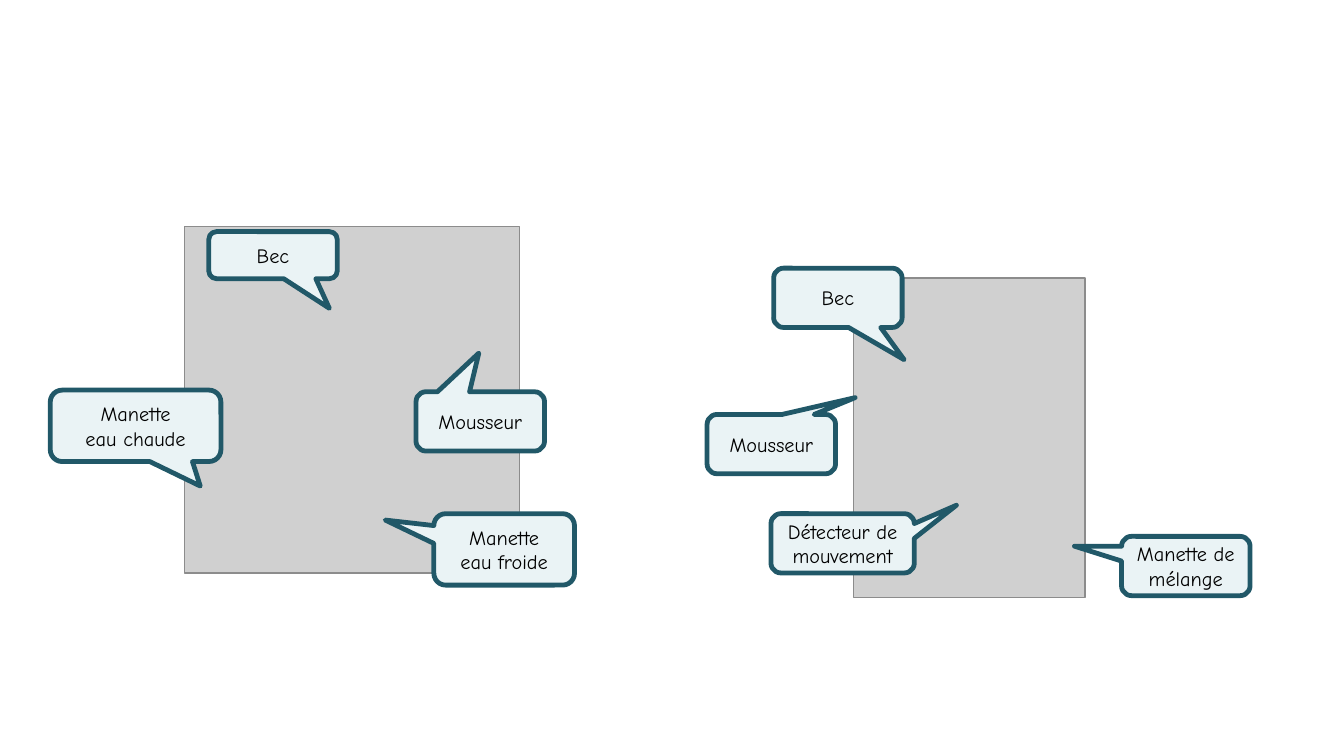
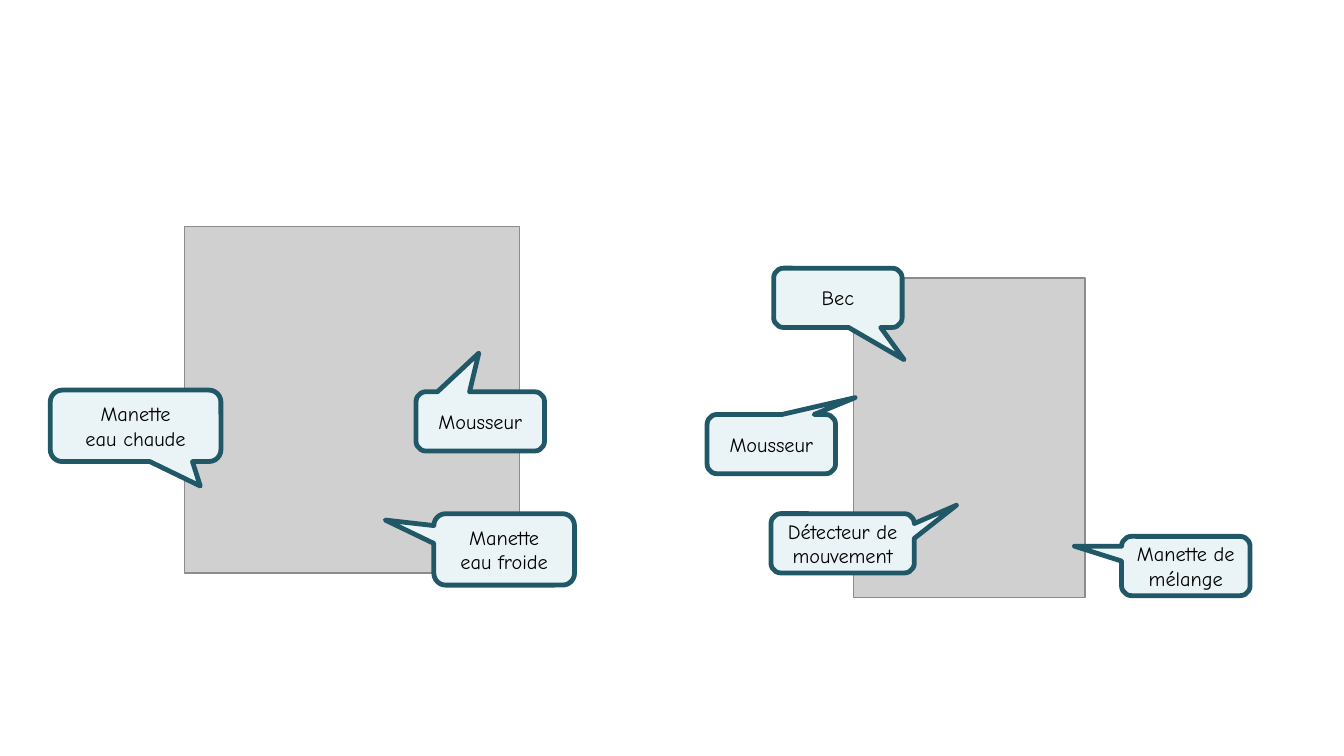
Before and after one commit to xpessoles/GRD, a slide deck: slide 1 of Séquences/D1_Robinet/S0_Robinet_xx_Figures.odp. Drawn at 1344x756 pixels with LibreOffice and Linux fonts; fonts in the diff are those of the drawing; grey boxes stand for pictures. Boxes give left, top, right and bottom in pixels: in the first picture for what was removed or moved away, otherwise in the second. Text is boxed around its words. In the diff, an @@ line names an element or a change of style, - is before the commit and + after.

```diff
--- a/Séquences/D1_Robinet/S0_Robinet_xx_Figures.odp
+++ b/Séquences/D1_Robinet/S0_Robinet_xx_Figures.odp
@@ rounded speech box removed at (209,232,337,279) @@
-Bec
```
Also in this commit, not shown: 1 slide added, 1 slide removed, 2 other files.
